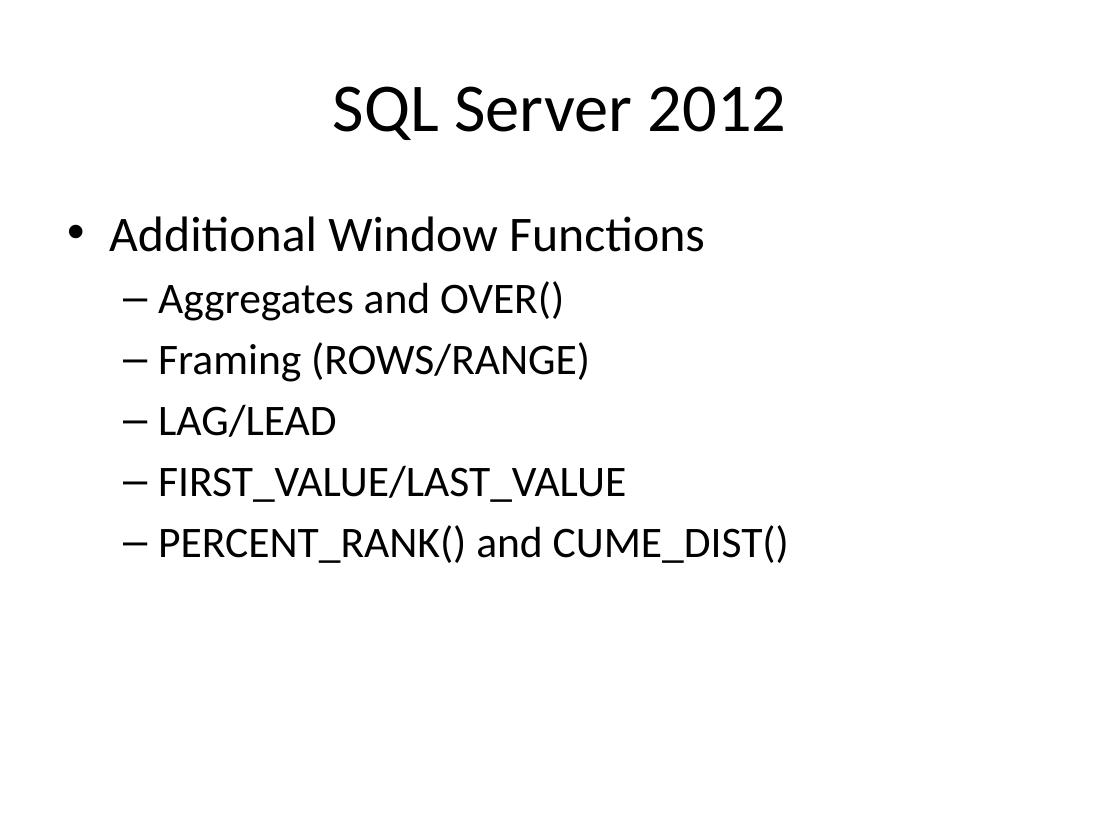
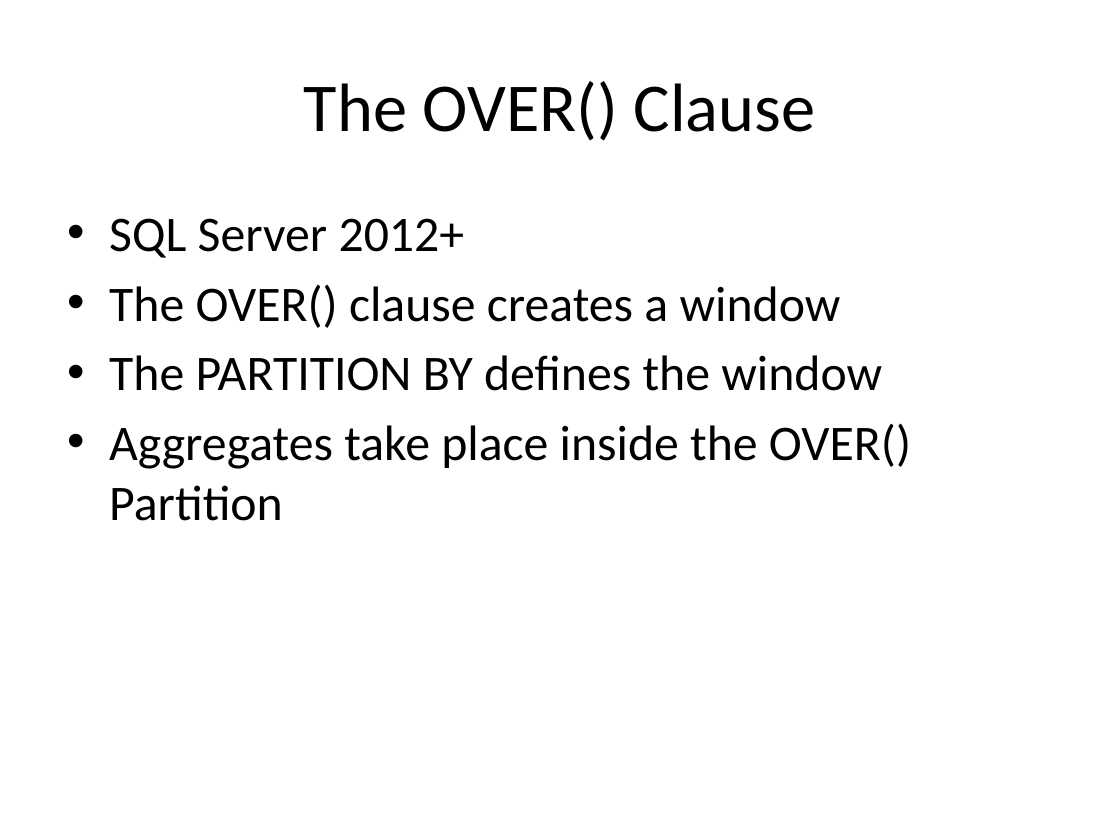
Before and after one commit to reachanu21/T-SQLWindowing, a slide deck: slide 22 of Presentation/TSQL_Windowing.pptx. Drawn at 1120x840 pixels with LibreOffice and Linux fonts; fonts in the diff are those of the drawing. Boxes give left, top, right and bottom in pixels: in the first picture for what was removed or moved away, otherwise in the second. Text is boxed around its words. In the diff, an @@ line names an element or a change of style, - is before the commit and + after.

```diff
--- a/Presentation/TSQL_Windowing.pptx
+++ b/Presentation/TSQL_Windowing.pptx
@@ title at (304, 81, 816, 141): text changed @@
-SQL Server 2012
+The OVER() Clause
@@ text at (109, 218, 911, 521): text changed; size 28 to 32 pt @@
-• Additional Window Functions
-  – Aggregates and OVER()
-  – Framing (ROWS/RANGE)
-  – LAG/LEAD
-  – FIRST_VALUE/LAST_VALUE
-  – PERCENT_RANK() and CUME_DIST()
+• SQL Server 2012+
+• The OVER() clause creates a window
+• The PARTITION BY defines the window
+• Aggregates take place inside the OVER() Partition
```
Also in this commit, not shown: 8 other slides changed, 5 slides added, 1 slide removed.
